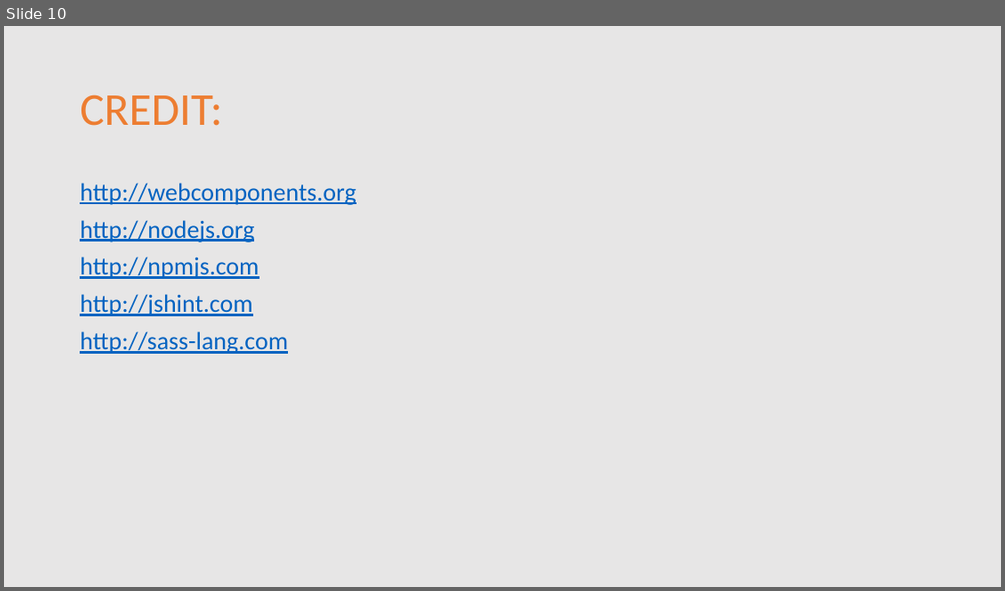
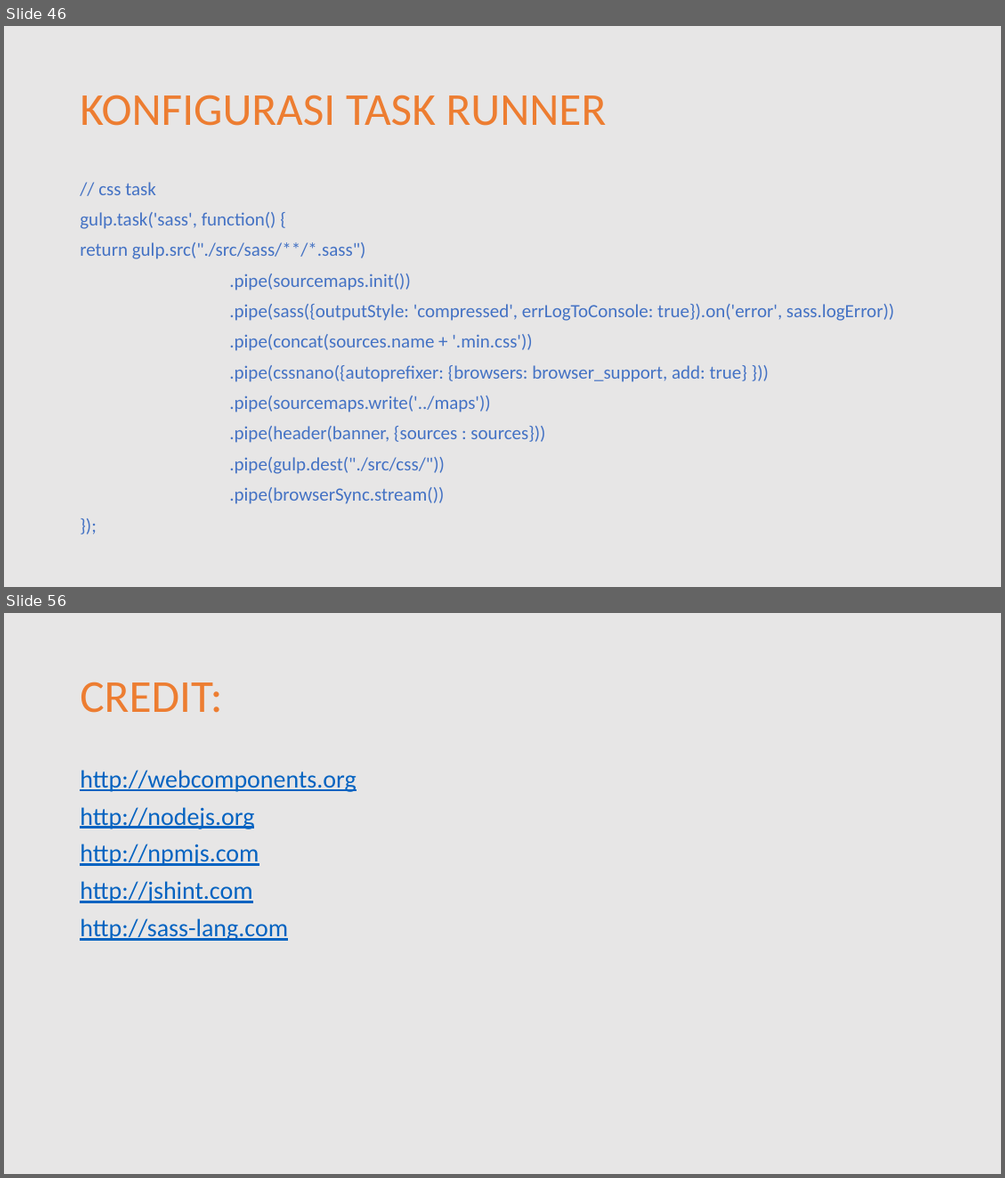
Before and after one commit to MalangFrontend/ongis-frontend-1, a slide deck: doc/presentasi-materi-01.pptx. Shown one above the other, each under a label of ours: slide 10 before the commit, slides 46 and 56 after it; the slides between them are not shown. The pictures are 1005x591 and 1005x1178 pixels, drawn with LibreOffice and Linux fonts; fonts in the diff are those of the drawing. Boxes give left, top, right and bottom in pixels: in the first picture for what was removed or moved away, otherwise in the second. Text is boxed around its words. In the diff, an @@ line names an element or a change of style, - is before the commit and + after.

```diff
--- a/doc/presentasi-materi-01.pptx
+++ b/doc/presentasi-materi-01.pptx
@@ slide 46 added at (x1=4, y1=26, x2=1001, y2=587), background #E7E6E6 @@
@@ title added at (x1=80, y1=95, x2=607, y2=126), 44 pt, text #ED7D31 @@
+KONFIGURASI TASK RUNNER
@@ text added at (x1=80, y1=182, x2=894, y2=504), 18 pt, text #4472C4 @@
+// css task
+gulp.task('sass', function() {
+return gulp.src("./src/sass/**/*.sass")
+.pipe(sourcemaps.init())
+.pipe(sass({outputStyle: 'compressed', errLogToConsole: true}).on('error', sass.logError))
+.pipe(concat(sources.name + '.min.css'))
+.pipe(cssnano({autoprefixer: {browsers: browser_support, add: true} }))
+.pipe(sourcemaps.write('../maps'))
+.pipe(header(banner, {sources : sources}))
+.pipe(gulp.dest("./src/css/"))
+.pipe(browserSync.stream())
+});
@@ what was slide 10 is now slide 56 @@
```
Also in this commit, not shown: 6 slides changed, 45 other slides added, 5 other files.
